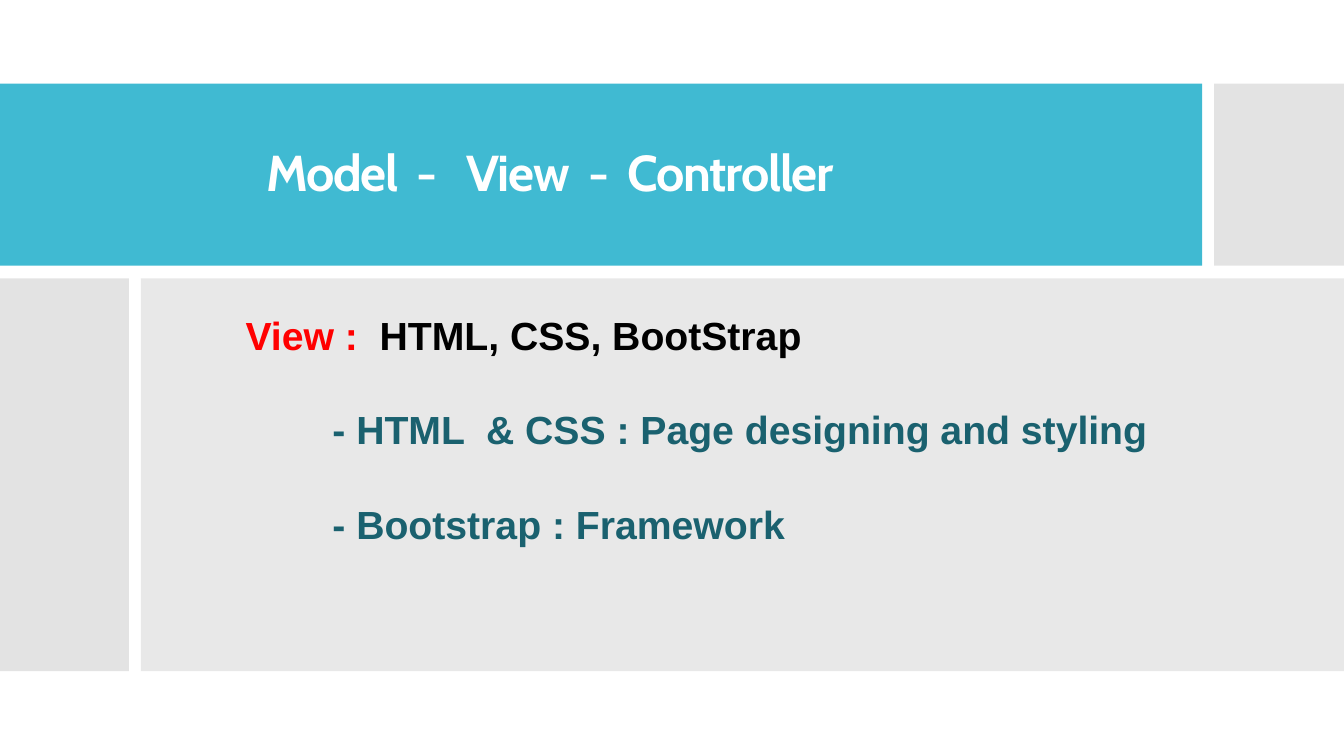
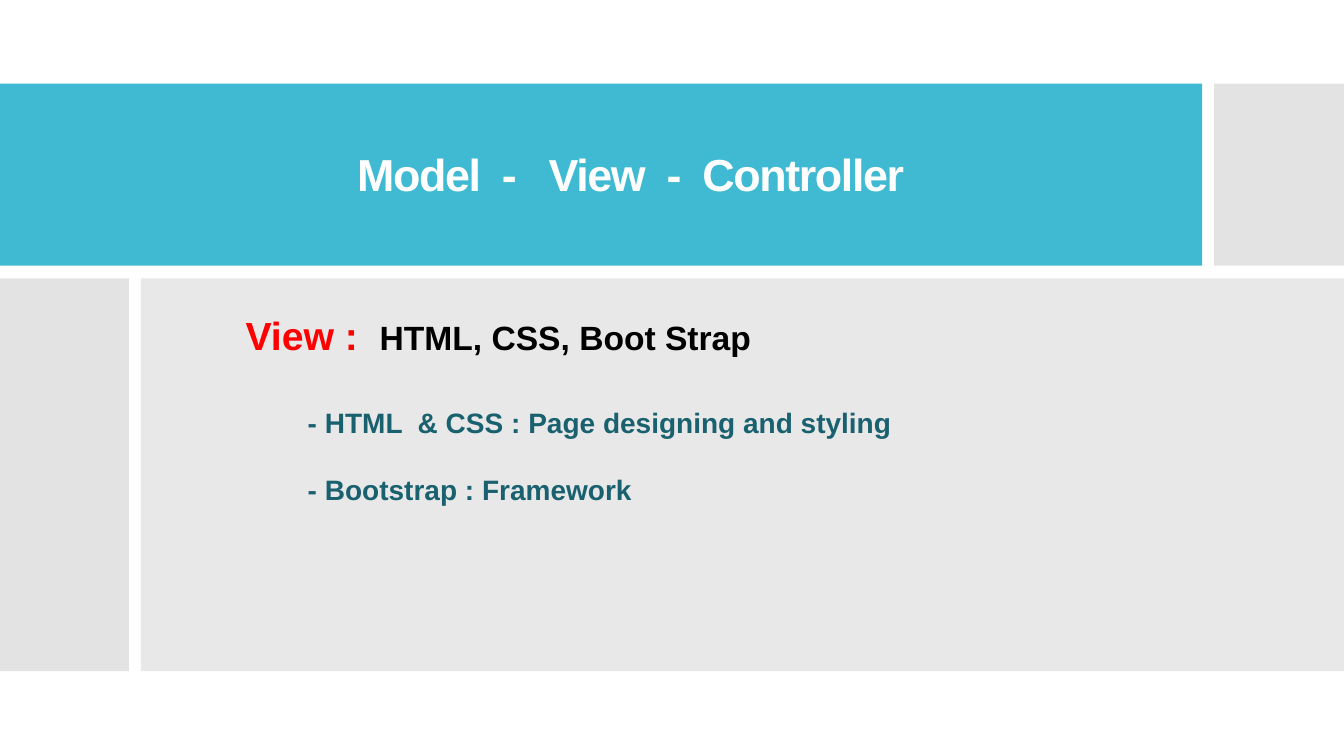
Before and after one commit to wangyang325/CS615Project, a slide deck: slide 5 of Presentation/Social Books.pptx. Drawn at 1344x756 pixels with LibreOffice and Linux fonts; fonts in the diff are those of the drawing. Boxes give left, top, right and bottom in pixels: in the first picture for what was removed or moved away, otherwise in the second. Text is boxed around its words. In the diff, an @@ line names an element or a change of style, - is before the commit and + after.

```diff
--- a/Presentation/Social Books.pptx
+++ b/Presentation/Social Books.pptx
@@ title "Model - View - Controller" at bbox=[357, 158, 904, 192]: size 36 to 32 pt, font Cabin to Arial @@
@@ text at bbox=[246, 321, 751, 357]: text changed; size 28 to 24 pt @@
-View : HTML, CSS, BootStrap
+View : HTML, CSS, Boot Strap
@@ text at bbox=[325, 412, 891, 506]: size 28 to 20 pt in "- HTML & CSS : Page designing ...", "- Bootstrap : Framework" @@
```
Also in this commit, not shown: 19 other slides changed, 3 slides removed, 1 other file.
